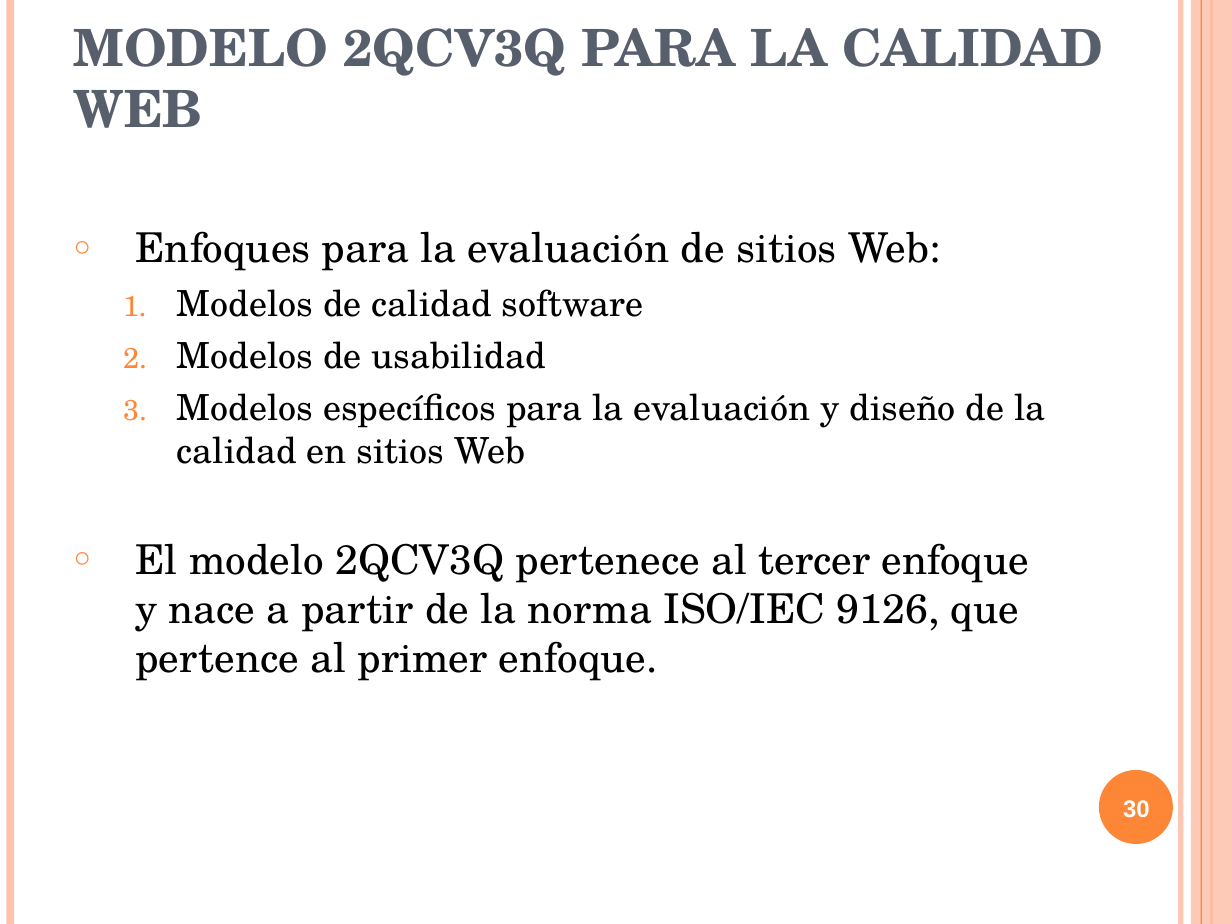
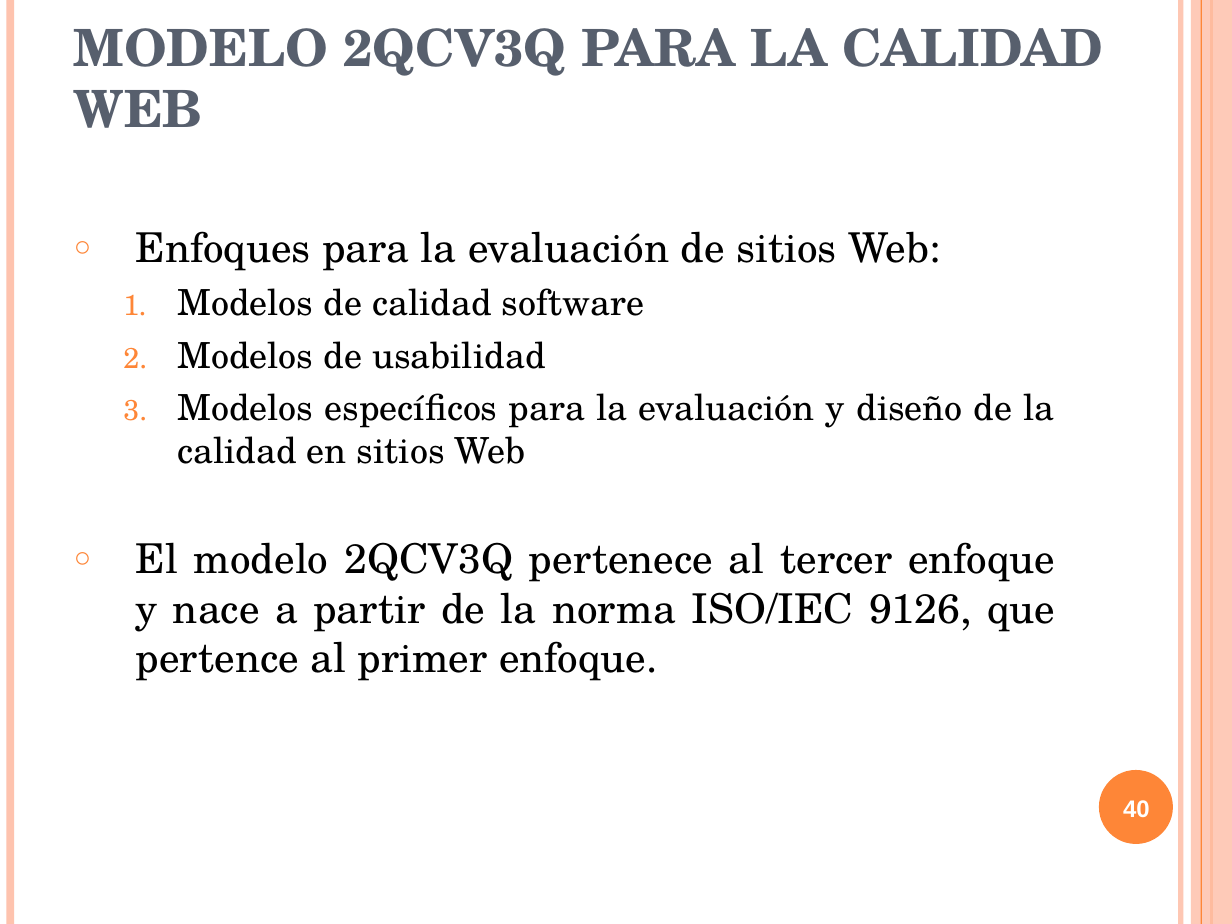
Before and after one commit to txedo/isi-auditoria, a slide deck: slide 40 of calidad/Trabajo/presentacion/presentacionCalidad.ppt (slide 30 before the commit). Drawn at 1232x924 pixels with LibreOffice and Linux fonts; fonts in the diff are those of the drawing. Boxes give left, top, right and bottom in pixels: in the first picture for what was removed or moved away, otherwise in the second. Text is boxed around its words. In the diff, an @@ line names an element or a change of style, - is before the commit and + after.

Commit message:
Calidad:    * Modificada y terminada mi parte

```diff
--- a/calidad/Trabajo/presentacion/presentacionCalidad.ppt
+++ b/calidad/Trabajo/presentacion/presentacionCalidad.ppt
@@ text "Enfoques para la evaluación de ..." at (x1=135, y1=231, x2=1055, y2=681): alignment left to justified @@
@@ page number at (x1=1123, y1=800, x2=1150, y2=817): text changed @@
-30
+40
```
Also in this commit, not shown: 5 other slides changed, 10 slides added.
